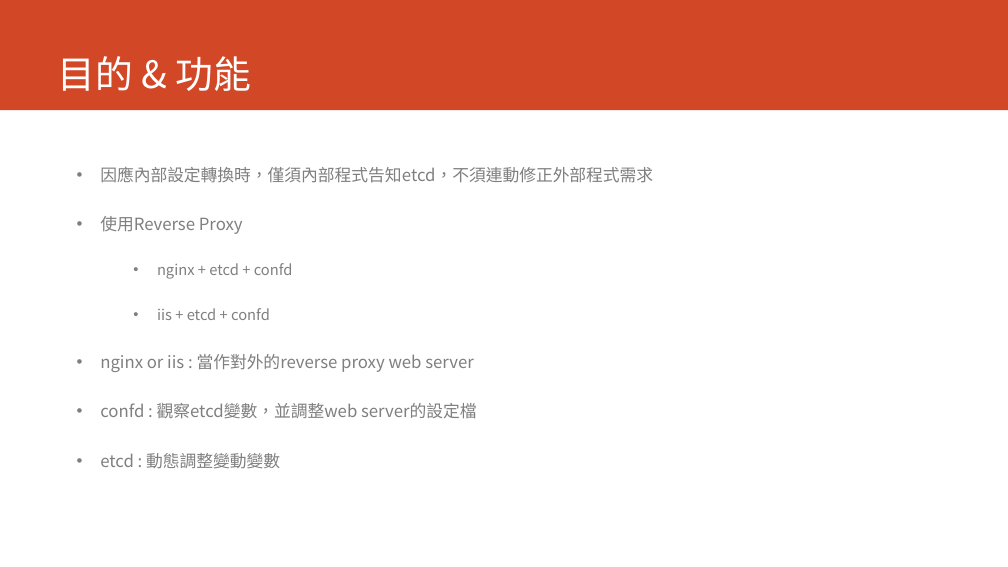
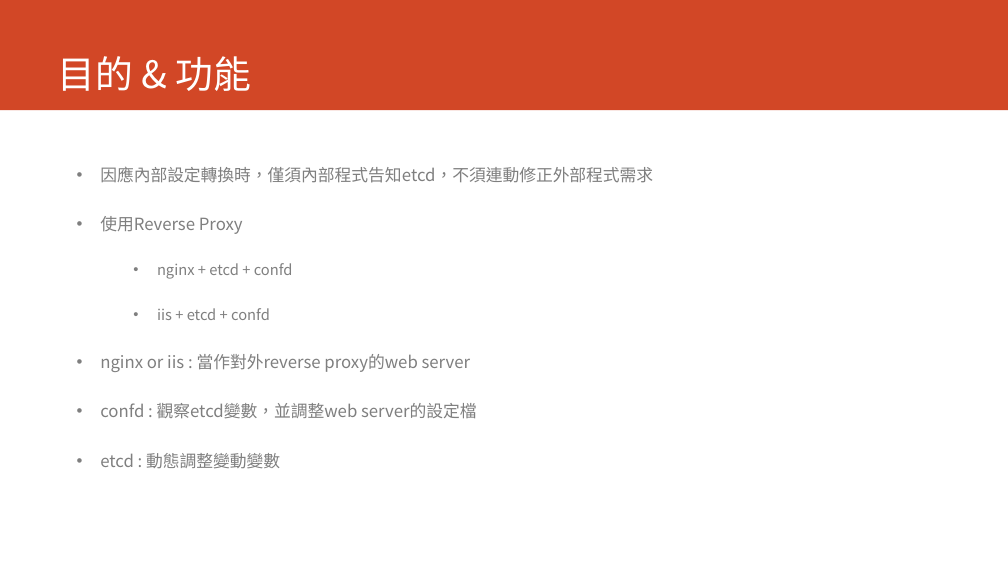
Before and after one commit to dinoliang/TemplateInfo, a slide deck: slide 2 of Reverse Proxy.ppt. Drawn at 1008x567 pixels with LibreOffice and Linux fonts; fonts in the diff are those of the drawing. Boxes give left, top, right and bottom in pixels: in the first picture for what was removed or moved away, otherwise in the second. Text is boxed around its words. In the diff, an @@ line names an element or a change of style, - is before the commit and + after.

```diff
--- a/Reverse Proxy.ppt
+++ b/Reverse Proxy.ppt
@@ text at (100, 354, 471, 372): text changed @@
-• nginx or iis : 當作對外的reverse proxy web server
+• nginx or iis : 當作對外reverse proxy的web server
```
Also in this commit, not shown: 3 other slides changed, 1 slide added.
